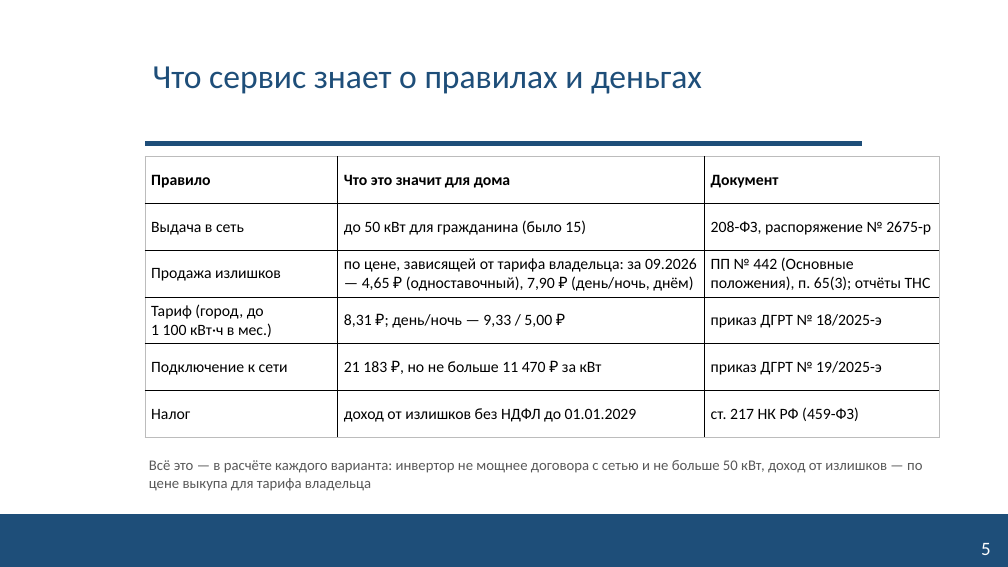
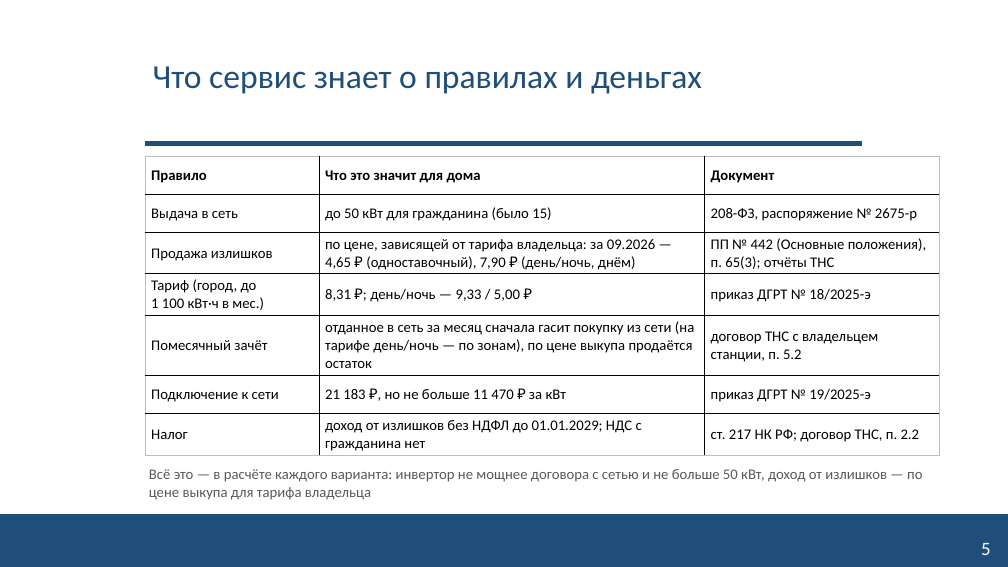
Before and after one commit to NeK0ban/SunCount, a slide deck: slide 5 of reports/SunCount_interim_talk.pptx. Drawn at 1008x567 pixels with LibreOffice and Linux fonts; fonts in the diff are those of the drawing; background and template pictures are left out. Boxes give left, top, right and bottom in pixels: in the first picture for what was removed or moved away, otherwise in the second. Text is boxed around its words. In the diff, an @@ line names an element or a change of style, - is before the commit and + after.

```diff
--- a/reports/SunCount_interim_talk.pptx
+++ b/reports/SunCount_interim_talk.pptx
@@ table at bbox=[145, 157, 939, 455] @@
+row 5: Помесячный зачёт | отданное в сеть за месяц сначала гасит покупку из сети (на тарифе день/ночь — по зонам), по цене выкупа продаётся остаток | договор ТНС с владельцем станции, п. 5.2
-row 7, column 2: доход от излишков без НДФЛ до 01.01.2029
+row 7, column 2: доход от излишков без НДФЛ до 01.01.2029; НДС с гражданина нет
-row 7, column 3: ст. 217 НК РФ (459-ФЗ)
+row 7, column 3: ст. 217 НК РФ; договор ТНС, п. 2.2
@@ text "Всё это — в расчёте ...": place and size @@
-text "Всё это — в расчёте ..." at bbox=[149, 460, 922, 491]
+text "Всё это — в расчёте ..." at bbox=[149, 469, 922, 500]
```
Also in this commit, not shown: 5 other slides changed, 20 other files.
